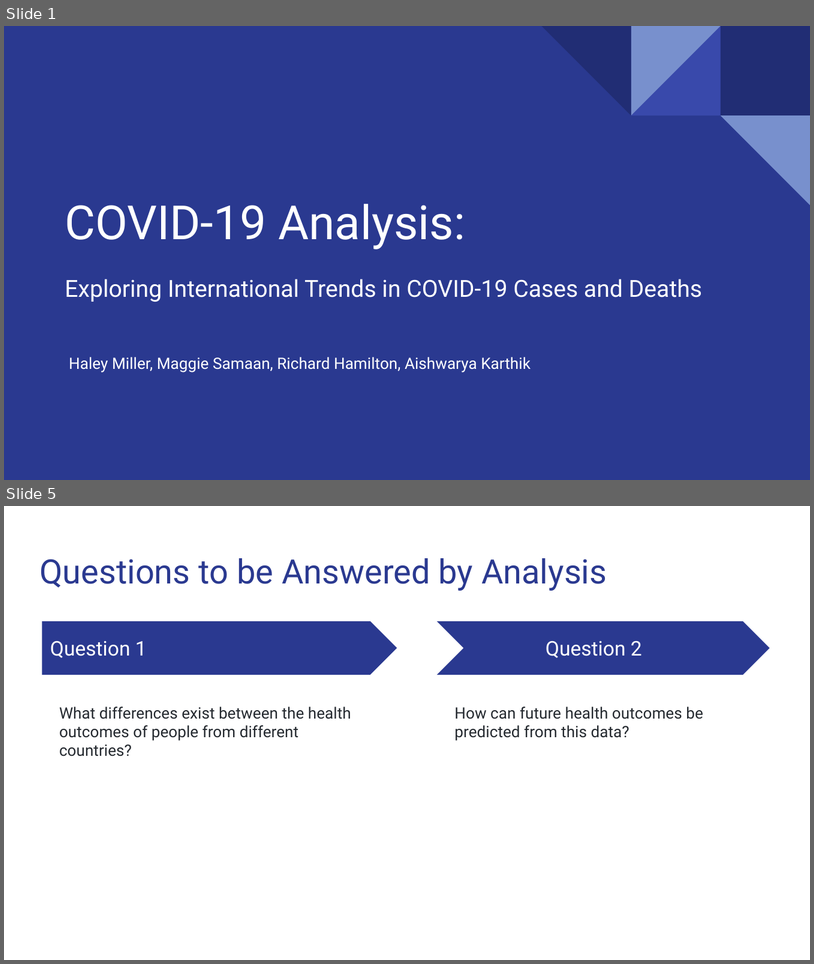
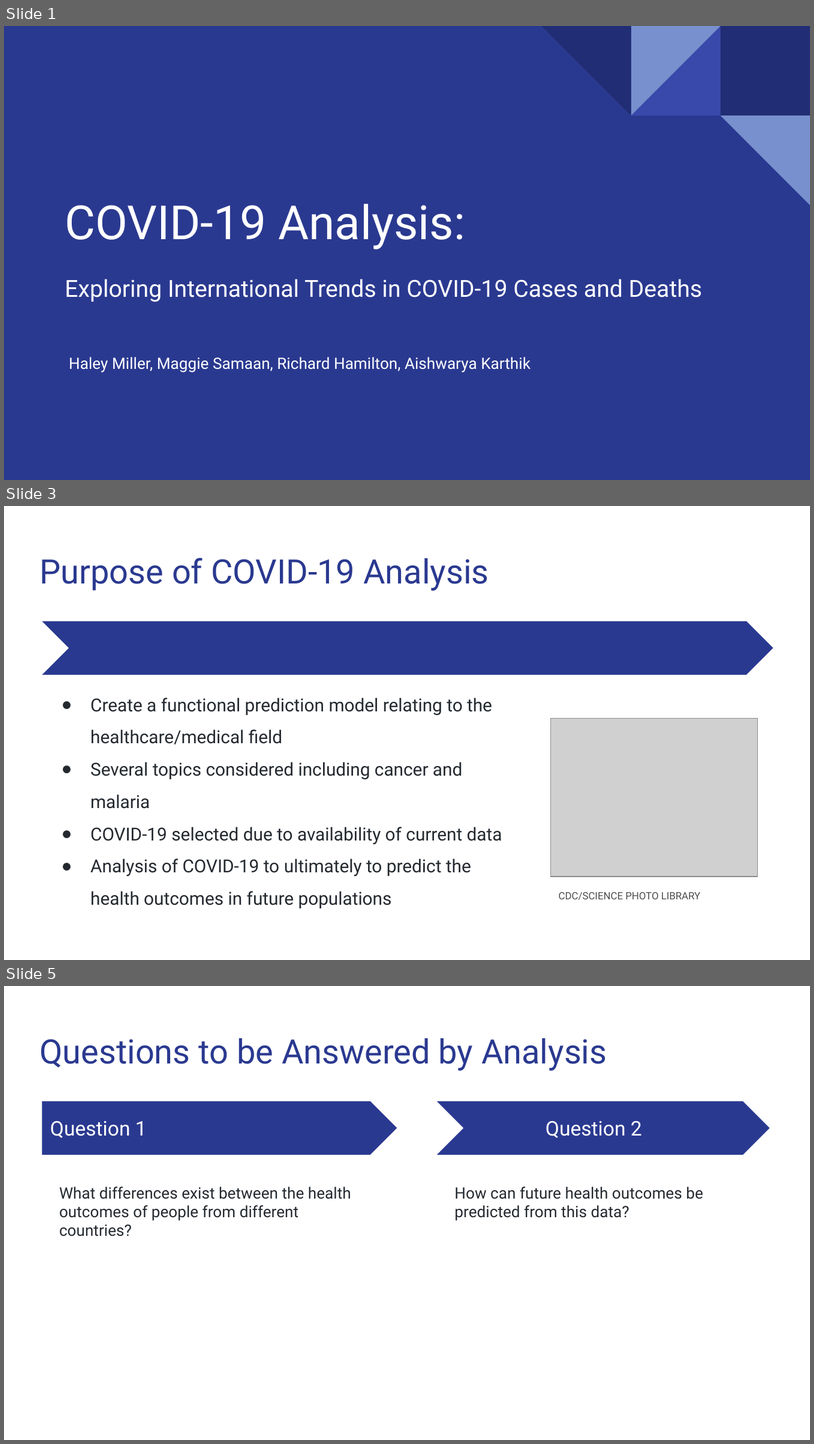
Before and after one commit to Magzzie/COVID-19_Analysis, a slide deck: COVID-19 Analysis.pptx. Shown one above the other, each under a label of ours: slides 1 and 5 before the commit, slides 1, 3 and 5 after it; the slides between them are not shown. The pictures are 814x964 and 814x1444 pixels, drawn with LibreOffice and Linux fonts; fonts in the diff are those of the drawing; grey boxes stand for pictures. Boxes give left, top, right and bottom in pixels: in the first picture for what was removed or moved away, otherwise in the second. Text is boxed around its words. In the diff, an @@ line names an element or a change of style, - is before the commit and + after.

```diff
--- a/COVID-19 Analysis.pptx
+++ b/COVID-19 Analysis.pptx
@@ slide 3 added at (4, 506, 810, 960), background #FFFFFF @@
@@ title added at (39, 558, 489, 591), 30 pt, text #2A3990 @@
+Purpose of COVID-19 Analysis
@@ chevron added at (42, 621, 773, 675), fill #2A3990 @@
@@ text added at (90, 697, 503, 908), 16 pt, text #24292F @@
+● Create a functional prediction model relating to the healthcare/medical field
+● Several topics considered including cancer and malaria
+● COVID-19 selected due to availability of current data
+● Analysis of COVID-19 to ultimately to predict the health outcomes in future populations
@@ picture added at (551, 718, 758, 876) @@
@@ text added at (559, 892, 701, 900), 9 pt, text #4D4D4D @@
+CDC/SCIENCE PHOTO LIBRARY
```
Also in this commit, not shown: 3 slides changed, 2 other slides added, 3 slides removed.
